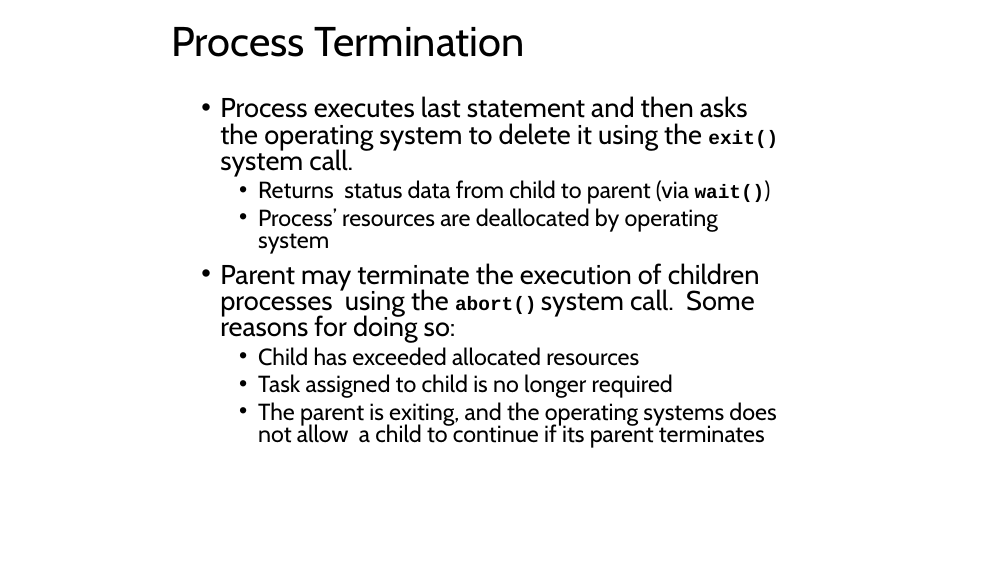
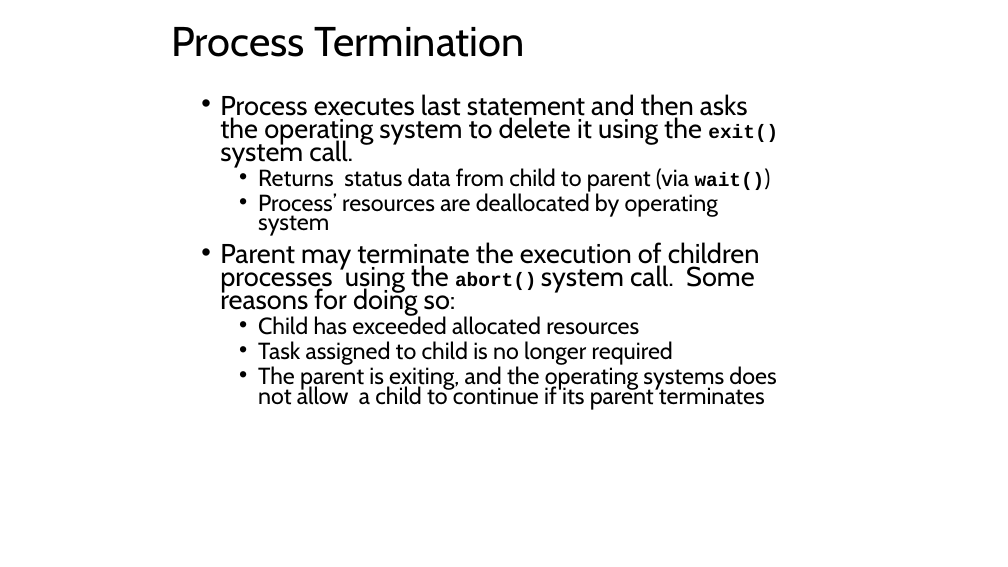
Before and after one commit to 2ViShAlv1/Operating_System, a slide deck: slide 25 of PPT/Process-mgmt-1.pptx (slide 24 before the commit). Drawn at 1008x567 pixels with LibreOffice and Linux fonts; fonts in the diff are those of the drawing. Boxes give left, top, right and bottom in pixels: in the first picture for what was removed or moved away, otherwise in the second. Text is boxed around its words. In the diff, an @@ line names an element or a change of style, - is before the commit and + after.

```diff
--- a/PPT/Process-mgmt-1.pptx
+++ b/PPT/Process-mgmt-1.pptx
@@ text "Process executes last statement and ..." at bbox=[220, 94, 778, 410]: line spacing 0.8 to 0.7 @@
```
Also in this commit, not shown: 4 other slides changed, 5 other files.
